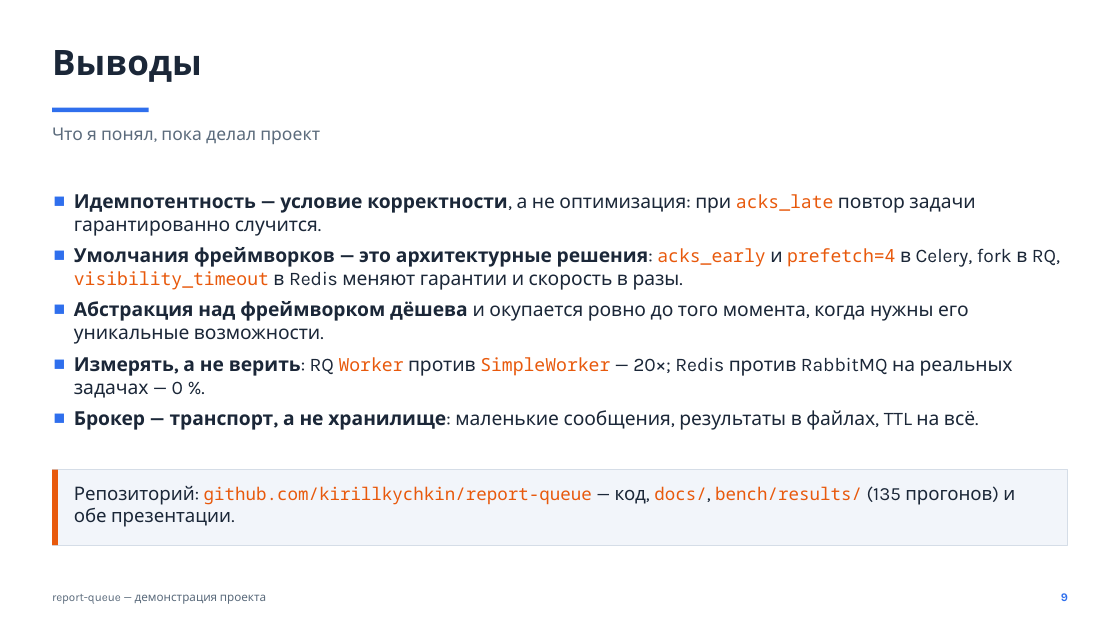
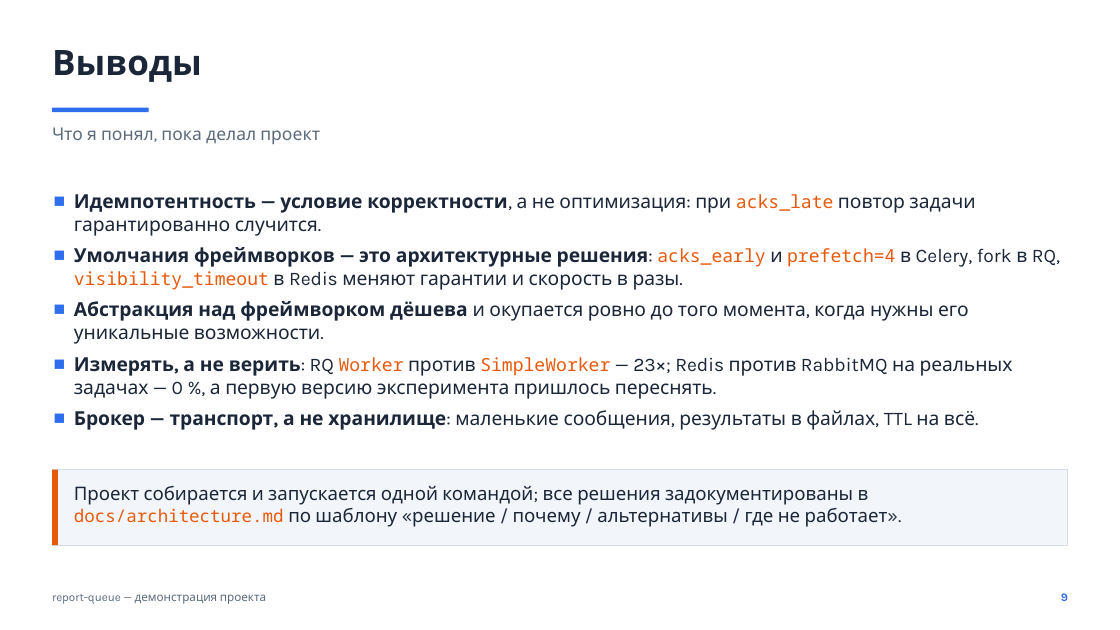
Before and after one commit to kirillkychkin/report-queue, a slide deck: slide 9 of slides/project.pptx. Drawn at 1120x630 pixels with LibreOffice and Linux fonts; fonts in the diff are those of the drawing. Boxes give left, top, right and bottom in pixels: in the first picture for what was removed or moved away, otherwise in the second. Text is boxed around its words. In the diff, an @@ line names an element or a change of style, - is before the commit and + after.

```diff
--- a/slides/project.pptx
+++ b/slides/project.pptx
@@ text at (74,357,1013,399): text changed @@
-■ Измерять, а не верить: RQ Worker против SimpleWorker — 20×; Redis против RabbitMQ на реальных задачах — 0 %.
+■ Измерять, а не верить: RQ Worker против SimpleWorker — 23×; Redis против RabbitMQ на реальных задачах — 0 %, а первую версию эксперимента пришлось переснять.
@@ text at (74,486,888,527): text changed; size 15 to 16 pt; font Noto Sans Mono to Karla; text colour #E8590C to #1B2738 @@
-Репозиторий: github.com/kirillkychkin/report-queue — код, docs/, bench/results/ (135 прогонов) и обе презентации.
+Проект собирается и запускается одной командой; все решения задокументированы в docs/architecture.md по шаблону «решение / почему / альтернативы / где не работает».
```
Also in this commit, not shown: 1 other slide changed, 3 other files.
